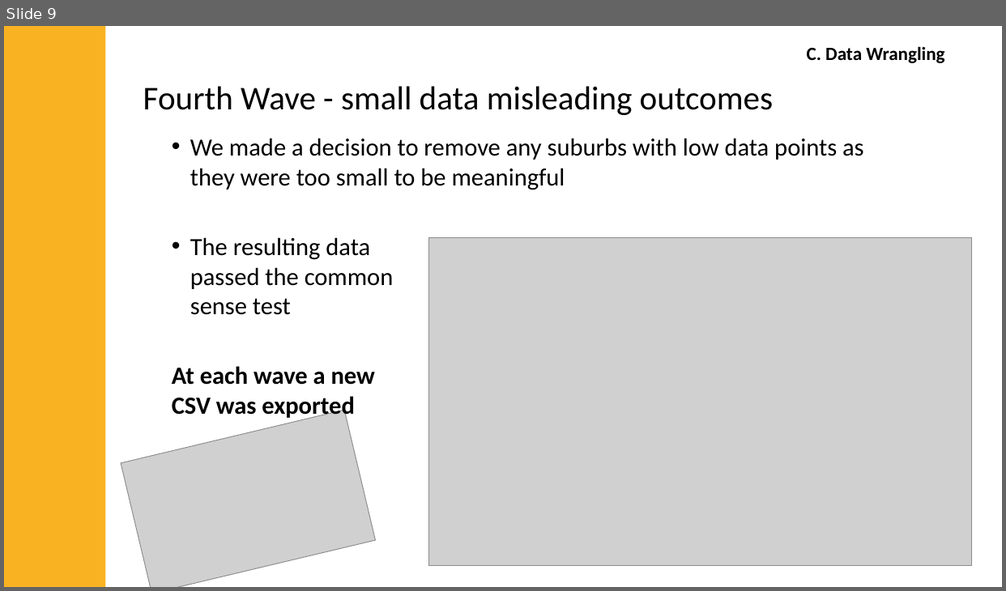
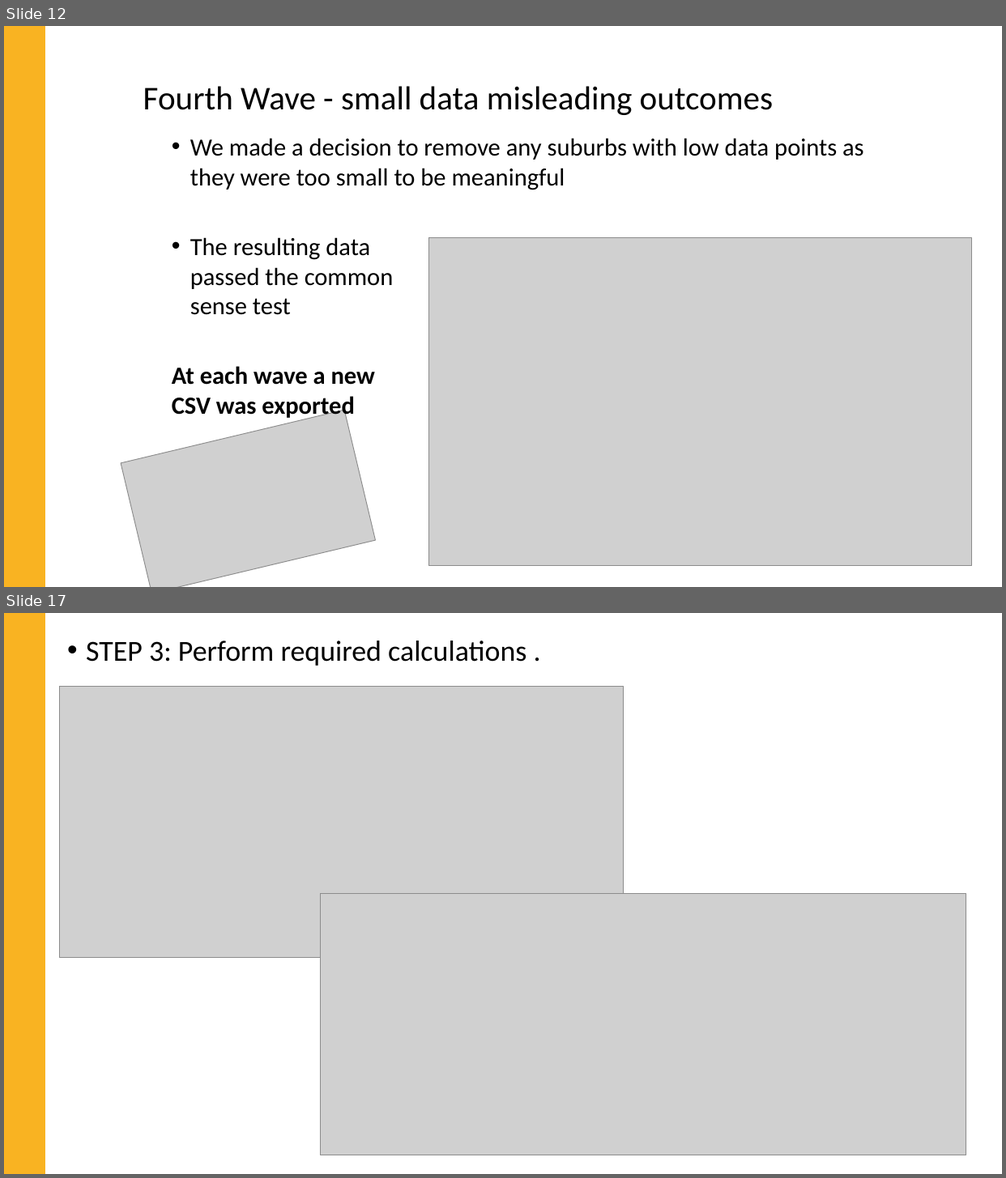
Before and after one commit to jMacProd/Project1, a slide deck: Presentation Slides/airbnbPresentationFinal.pptx. Shown one above the other, each under a label of ours: slide 9 before the commit, slides 12 and 17 after it; the slides between them are not shown. The pictures are 1006x591 and 1006x1178 pixels, drawn with LibreOffice and Linux fonts; fonts in the diff are those of the drawing; grey boxes stand for pictures. Boxes give left, top, right and bottom in pixels: in the first picture for what was removed or moved away, otherwise in the second. Text is boxed around its words. In the diff, an @@ line names an element or a change of style, - is before the commit and + after.

```diff
--- a/Presentation Slides/airbnbPresentationFinal.pptx
+++ b/Presentation Slides/airbnbPresentationFinal.pptx
@@ slide 17 added at <box>4,613,1002,1174</box>, background #FFFFFF @@
@@ rectangle added at <box>4,613,45,1174</box>, fill #F9B322 @@
@@ text added at <box>86,641,526,666</box>, 28 pt, text #000000 @@
+• STEP 3: Perform required calculations .
@@ picture added at <box>60,687,624,957</box> @@
@@ picture added at <box>320,894,966,1155</box> @@
@@ what was slide 9 is now slide 12 @@
@@ slide 12 changed as well @@
@@ rectangle: place and size @@
-rectangle at <box>4,26,106,587</box>
+rectangle at <box>4,26,45,587</box>
@@ text removed at <box>807,46,944,63</box> @@
-C. Data Wrangling
```
Also in this commit, not shown: 8 other slides changed, 16 other slides added, 4 other files.
